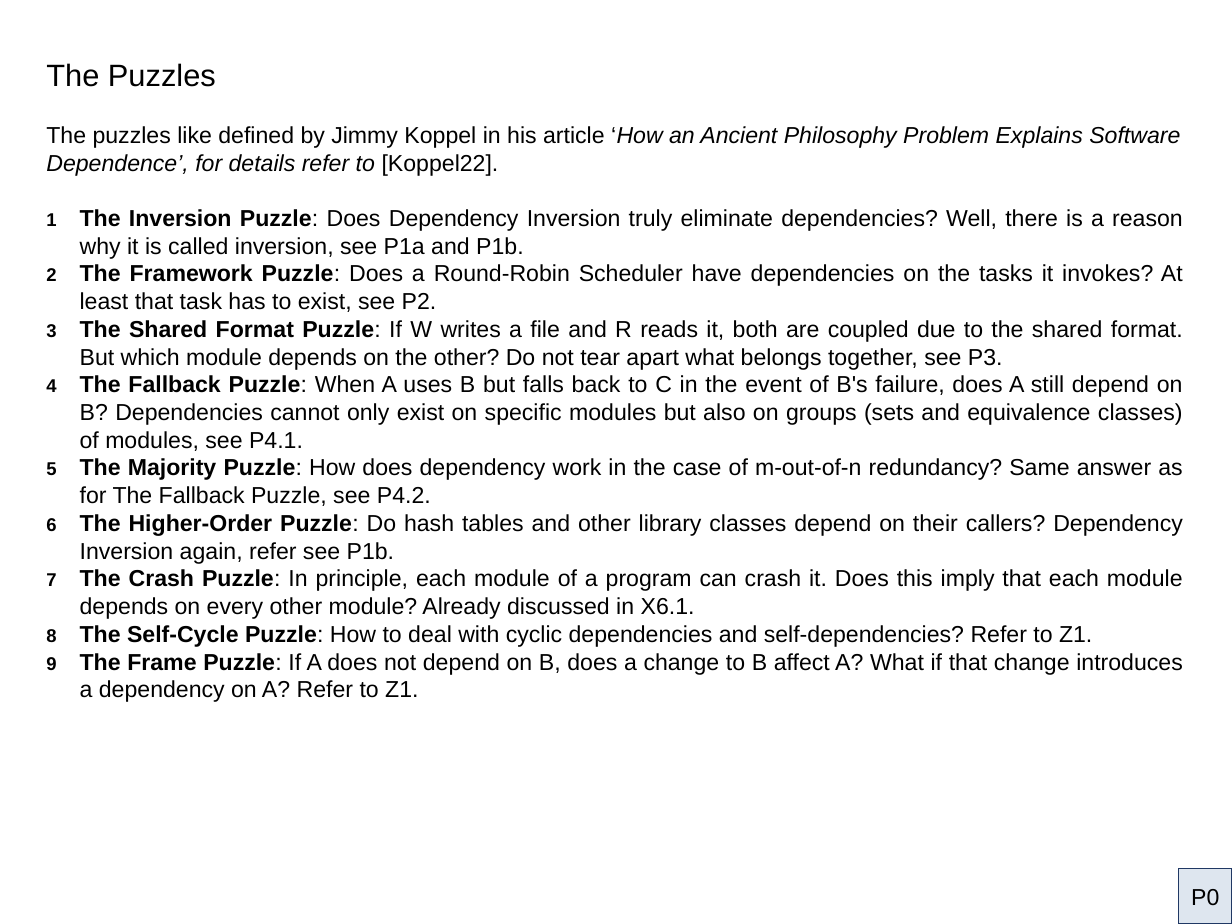
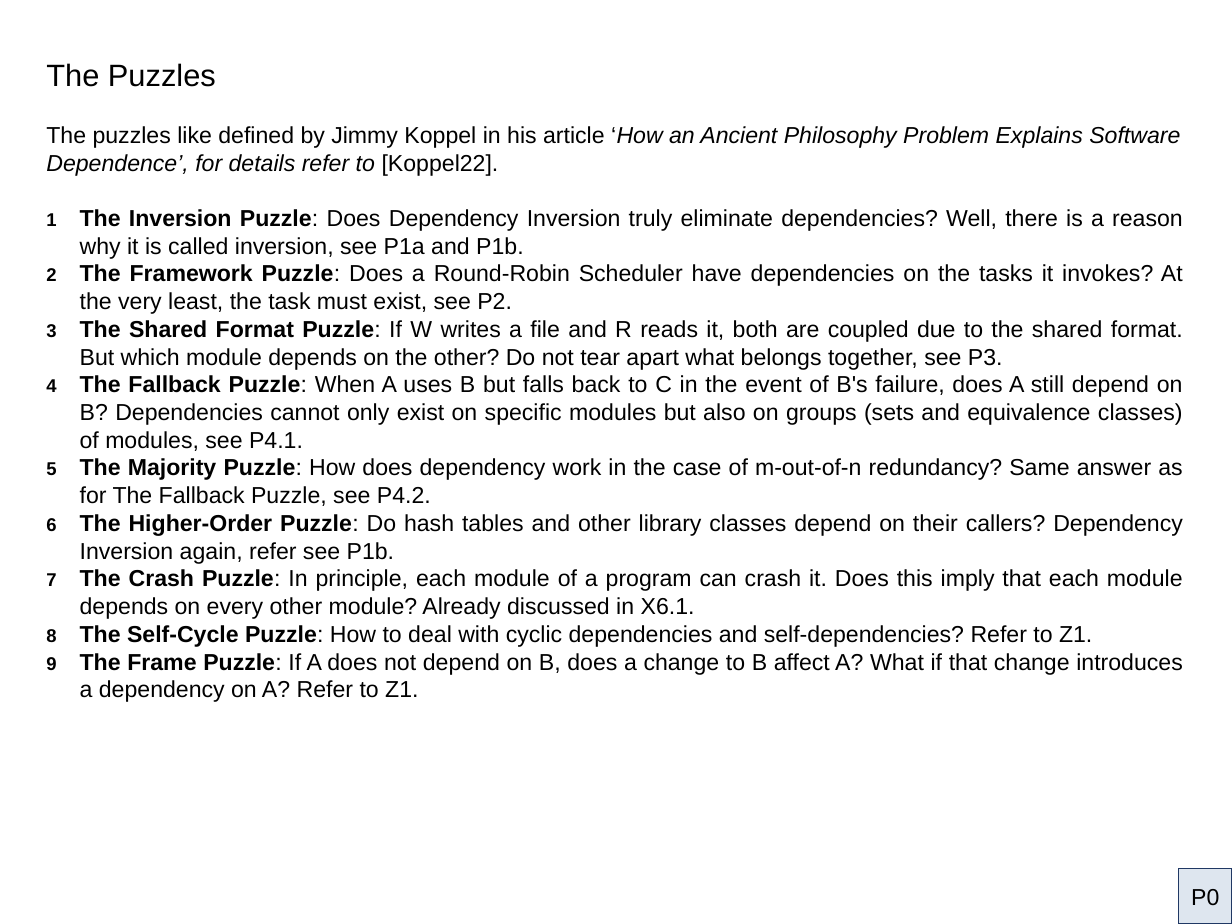
Before and after one commit to dirkengel/articles, a slide deck: slide 20 of ADependencyFlipBook.odp. Drawn at 1232x924 pixels with LibreOffice and Linux fonts; fonts in the diff are those of the drawing. Boxes give left, top, right and bottom in pixels: in the first picture for what was removed or moved away, otherwise in the second. Text is boxed around its words. In the diff, an @@ line names an element or a change of style, - is before the commit and + after.

```diff
--- a/ADependencyFlipBook.odp
+++ b/ADependencyFlipBook.odp
@@ text at (80, 264, 1183, 314): text changed @@
-2 The Framework Puzzle: Does a Round-Robin Scheduler have dependencies on the tasks it invokes? At least that task has to exist, see P2.
+2 The Framework Puzzle: Does a Round-Robin Scheduler have dependencies on the tasks it invokes? At the very least, the task must exist, see P2.
```
Also in this commit, not shown: 6 other slides changed, 1 other file.
